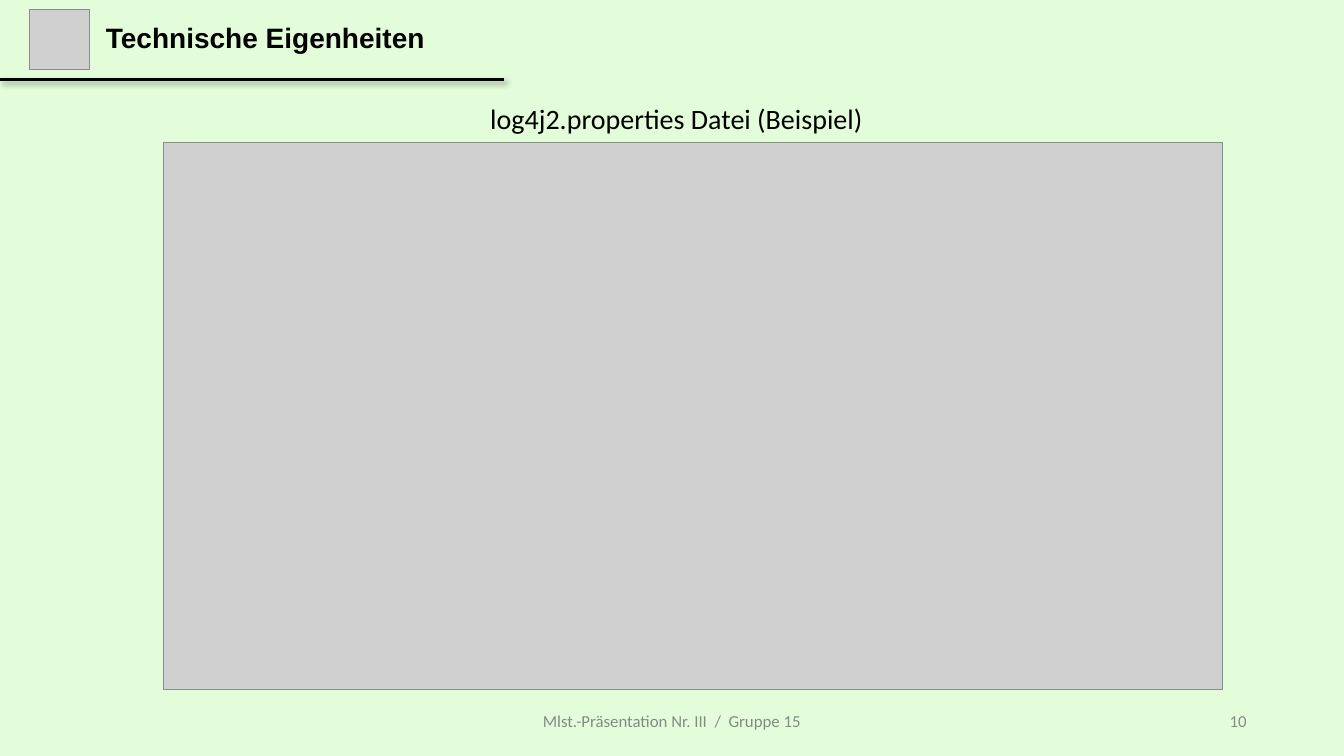
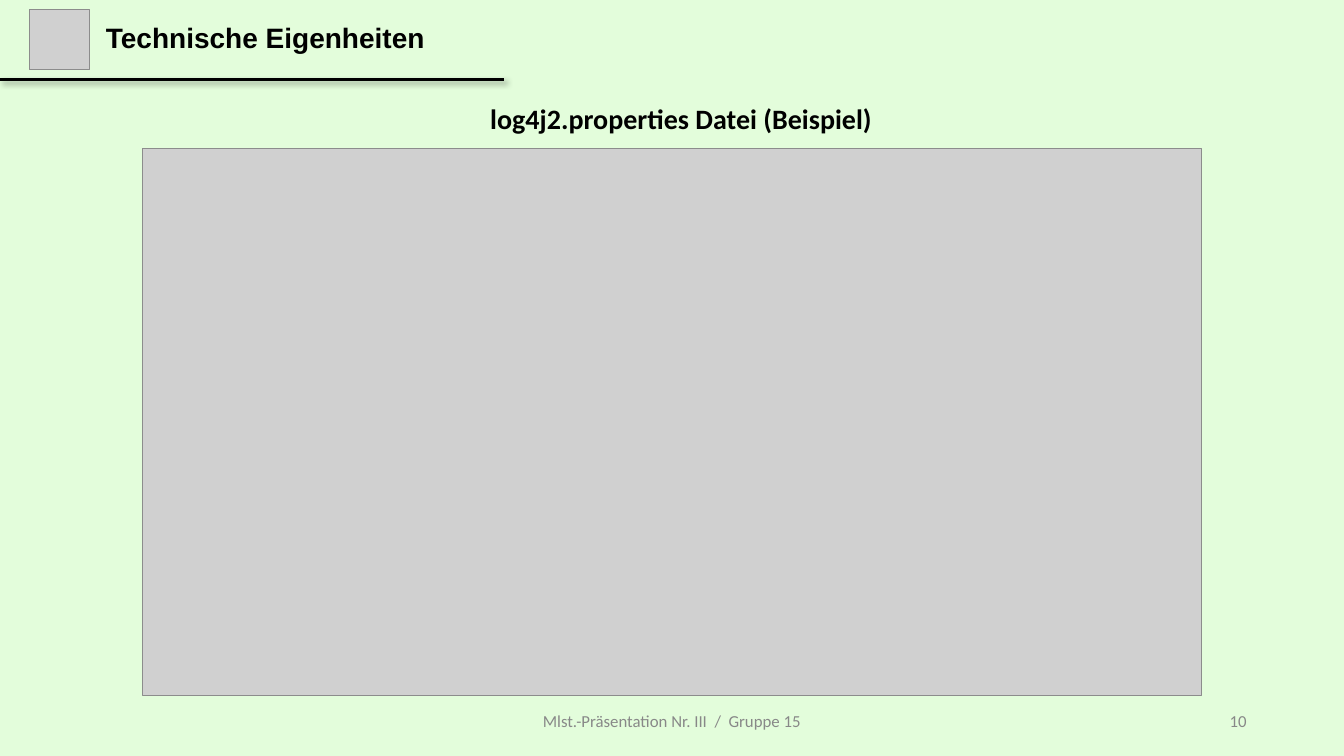
Before and after one commit to gjoyet/skipBo, a slide deck: slide 10 of 00_General/Presentation/MS 3/Presentation_Milestone_iii_Master.pptx. Drawn at 1344x756 pixels with LibreOffice and Linux fonts; fonts in the diff are those of the drawing; grey boxes stand for pictures. Boxes give left, top, right and bottom in pixels: in the first picture for what was removed or moved away, otherwise in the second. Text is boxed around its words. In the diff, an @@ line names an element or a change of style, - is before the commit and + after.

```diff
--- a/00_General/Presentation/MS 3/Presentation_Milestone_iii_Master.pptx
+++ b/00_General/Presentation/MS 3/Presentation_Milestone_iii_Master.pptx
@@ text "log4j2.properties Datei (Beispiel)" at (490,108,871,134): bold on @@
@@ picture: place and size @@
-picture at (163,142,1223,690)
+picture at (142,148,1202,696)
```
Also in this commit, not shown: 4 other slides changed.
